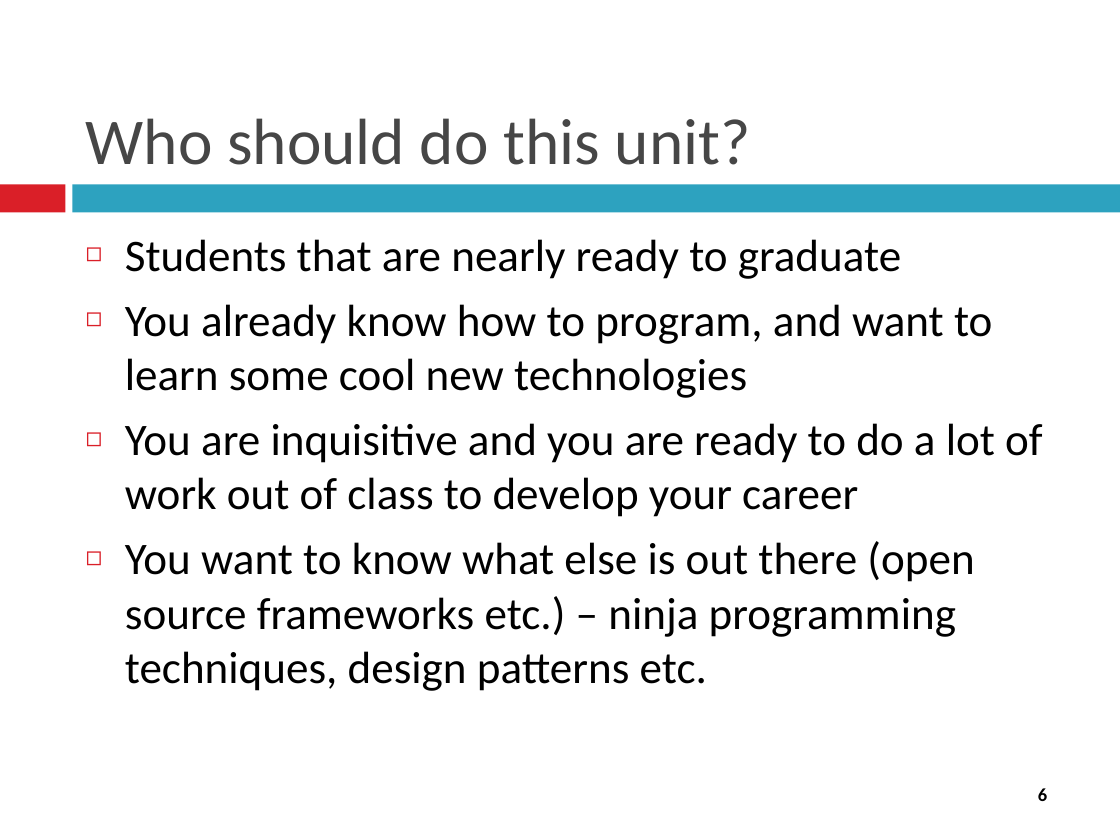
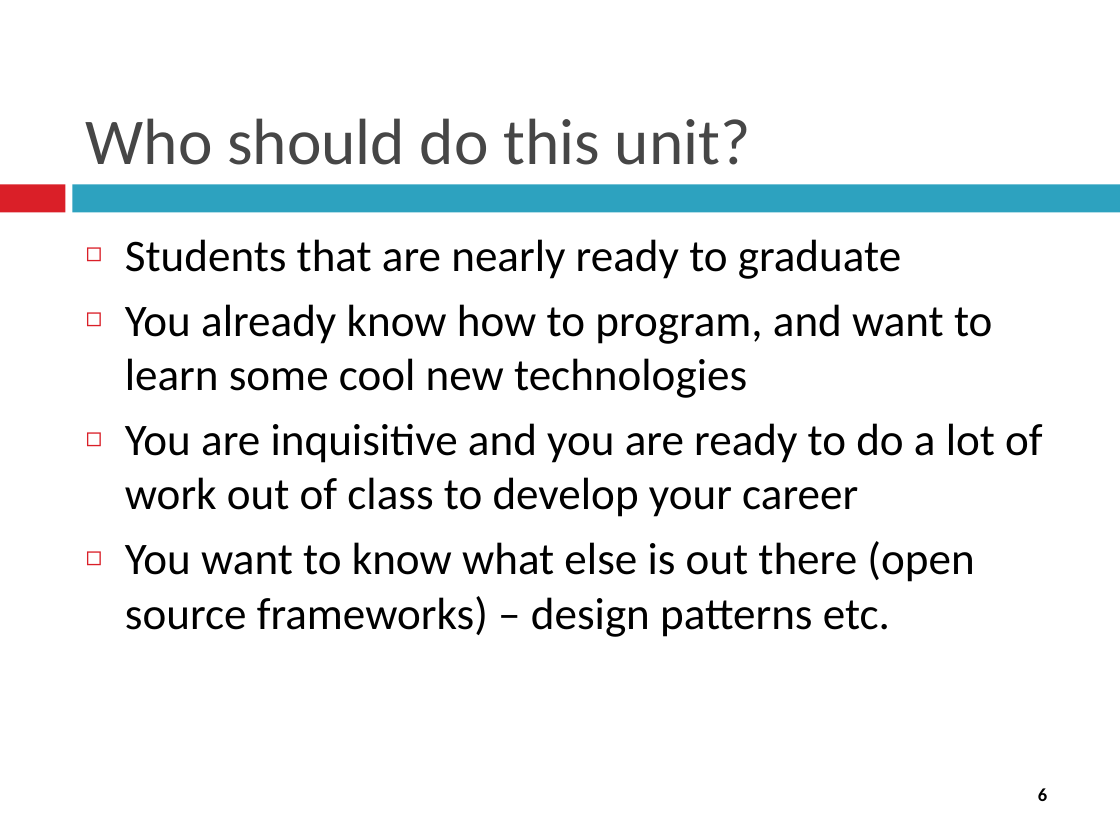
Before and after one commit to gareththomasnz/JAVAEE_Asst2, a slide deck: slide 6 of Documents/Week 1/EnterpriseJava1.pptx. Drawn at 1120x840 pixels with LibreOffice and Linux fonts; fonts in the diff are those of the drawing. Boxes give left, top, right and bottom in pixels: in the first picture for what was removed or moved away, otherwise in the second. Text is boxed around its words. In the diff, an @@ line names an element or a change of style, - is before the commit and + after.

```diff
--- a/Documents/Week 1/EnterpriseJava1.pptx
+++ b/Documents/Week 1/EnterpriseJava1.pptx
@@ text at box(125, 541, 974, 637): text changed @@
-◻ You want to know what else is out there (open source frameworks etc.) – ninja programming techniques, design patterns etc.
+◻ You want to know what else is out there (open source frameworks) – design patterns etc.
```
Also in this commit, not shown: 4 other slides changed, 3 slides added, 1 slide removed, 20 other files.
